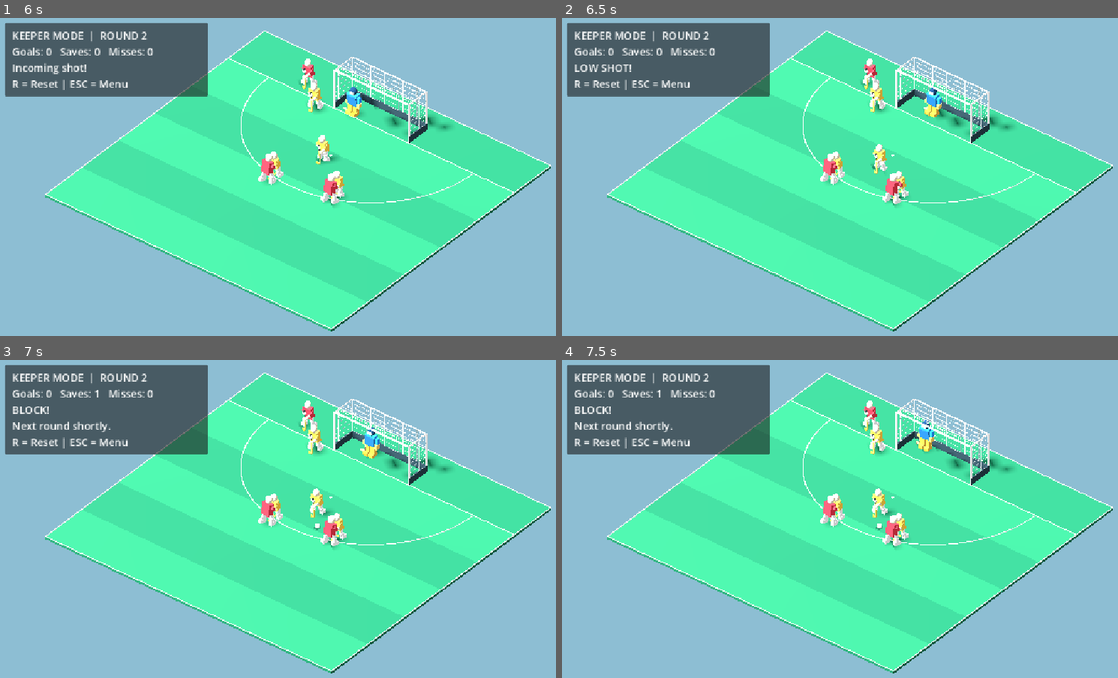
Above: before the commit, frames 1-4 (two rows, left to right).
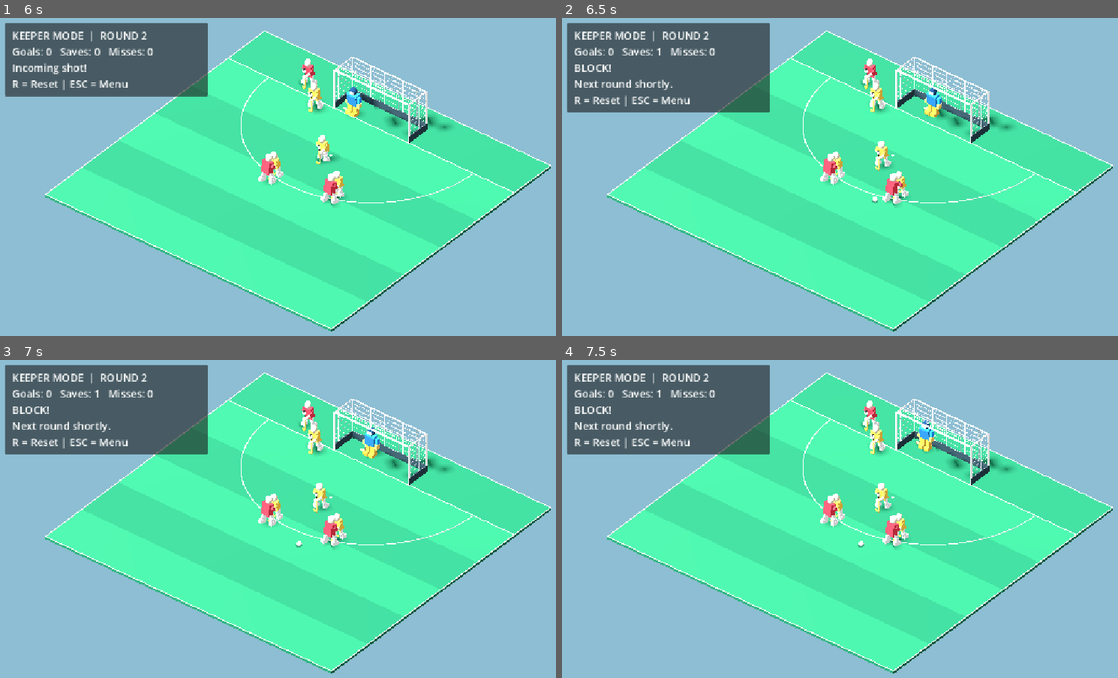
Above: after the commit, the same moments.

Repository: affarf/penalty-corner-challenge-3d
Game: Godot game, scene res://scenes/main_3d.tscn
The game is run twice, just before and just after one commit, with the same random seed, the same clock (stepped at 60 frames per second) and the same inputs.
Inputs:
- Up to frame 1 (6 s): tap Enter at 0.5 s; hold D (move_right) 0.53-1.28 s; tap Space at 0.6, 0.77, 1.07, 1.25, 1.52, 1.55, 1.82, 2.3, 3.02, 3.05, 3.32, 3.77, 3.8, 4.07, 4.52, 4.55, 4.82, 5.3, 5.85 s; hold S (move_down) 1.28-2.03 s; tap 1 at 1.35 s; hold D (move_right) 2.03-2.78 s; tap 2 at 2.1 s; hold W (move_up) 2.78-3.53 s; tap R at 2.85 s; hold A (move_left) 3.53-5.03 s; tap E at 3.6 s; tap 3 at 4.35 s; hold S (move_down) 5.03-5.78 s; tap J at 5.1 s; hold D (move_right) from 5.78 s (still down)
- Up to frame 2 (6.5 s): keep holding D (move_right); tap Space at 6.02, 6.32 s
- Up to frame 3 (7 s): release D (move_right) at 6.53 s; hold W (move_up) from 6.53 s (still down); tap 1 at 6.6 s; tap Space at 6.77, 6.8 s
- Up to frame 4 (7.5 s): tap Space at 7.07 s; release W (move_up) at 7.28 s; hold D (move_right) from 7.28 s (still down); tap 2 at 7.35 s

Frame 1 is identical in both runs. In frame 2, 2.5% of the frame differs, in the area x 0-61%, y 9-59%; in frame 3, 0.3%; in frame 4, 0.3%.

Commit message:
fix tackle (real this time -- maybe)

Diff:
--- a/scripts/ai/defender_rush_3d.gd
+++ b/scripts/ai/defender_rush_3d.gd
@@ -1,6 +1,6 @@
 extends Node
 
-signal ball_intercepted
+signal ball_intercepted(contact_position: Vector3)
 
 @export_group("Movement")
 @export var first_runner_speed: float = 4.5
@@ -17,6 +17,10 @@
 @export var intercept_height: float = 0.55
 @export var tackle_cooldown: float = 0.75
 @export var tackle_animation_time: float = 0.40
+
+@export var stationary_tackle_radius: float = 1.25
+
+var shooter_winding_up: bool = false
 
 var defenders: Array[Node3D] = []
 var starting_positions: Array[Vector3] = []
@@ -75,6 +79,7 @@
 	goalkeeper = keeper_node
 
 func reset_runners() -> void:
+	shooter_winding_up = false
 	active = false
 	interception_enabled = false
 
@@ -133,6 +138,7 @@
 	active = true
 
 func stop_runners() -> void:
+	shooter_winding_up = false
 	active = false
 	interception_enabled = false
 
@@ -254,7 +260,7 @@
 	return push
 
 func try_tackle(i: int) -> void:
-	if not ball.moving:
+	if not ball.moving and not shooter_winding_up:
 		return
 
 	if tackle_timers[i] > 0.0 or tackling[i]:
@@ -276,7 +282,12 @@
 		Vector2(ball.position.x, ball.position.z)
 	)
 
-	if distance > tackle_trigger_radius:
+	var trigger_radius: float = tackle_trigger_radius
+
+	if not ball.moving:
+		trigger_radius = stationary_tackle_radius
+
+	if distance > trigger_radius:
 		return
 
 	tackling[i] = true
@@ -294,10 +305,8 @@
 
 	defender.play_hockey_action("tackle")
 
-func _on_tackle_contact(
-	action: String,
-	i: int
-) -> void:
+
+func _on_tackle_contact(action: String, i: int) -> void:
 	if action != "tackle":
 		return
 
@@ -311,7 +320,11 @@
 	tackling[i] = false
 	tackle_action_timers[i] = 0.0
 
-	if not ball.moving:
+	var stationary_challenge: bool = (
+		shooter_winding_up and not ball.moving
+	)
+
+	if not ball.moving and not stationary_challenge:
 		return
 
 	var ball_bottom: float = (
@@ -328,34 +341,55 @@
 		defender.position.z
 	)
 
-	var ball_start := Vector2(
-		tackle_ball_starts[i].x,
-		tackle_ball_starts[i].z
-	)
-
-	var ball_end := Vector2(
-		ball.position.x,
-		ball.position.z
-	)
-
-	# Check the path travelled during the animation.
-	var closest_point: Vector2 = (
-		Geometry2D.get_closest_point_to_segment(
-			defender_point,
-			ball_start,
-			ball_end
-		)
-	)
-
-	var distance: float = (
-		defender_point.distance_to(closest_point)
-	)
-
-	if distance <= tackle_contact_radius:
+	var contact_position: Vector3 = ball.position
+	var distance: float = 0.0
+
+	if stationary_challenge:
+		distance = defender_point.distance_to(
+			Vector2(ball.position.x, ball.position.z)
+		)
+	else:
+		var ball_start := Vector2(
+			tackle_ball_starts[i].x,
+			tackle_ball_starts[i].z
+		)
+
+		var ball_end := Vector2(
+			ball.position.x,
+			ball.position.z
+		)
+
+		var closest_point := (
+			Geometry2D.get_closest_point_to_segment(
+				defender_point,
+				ball_start,
+				ball_end
+			)
+		)
+
+		distance = defender_point.distance_to(
+			closest_point
+		)
+
+		contact_position.x = closest_point.x
+		contact_position.z = closest_point.y
+
+	var allowed_radius: float = tackle_contact_radius
+
+	if stationary_challenge:
+		allowed_radius = stationary_tackle_radius
+
+	if distance <= allowed_radius:
 		print("Defender ", i + 1, " BLOCKED!")
 
 		active = false
 		interception_enabled = false
-		ball_intercepted.emit()
+		shooter_winding_up = false
+
+		ball_intercepted.emit(contact_position)
 	else:
 		print("Defender ", i + 1, " missed tackle")
+
+
+func set_shooter_windup(active_windup: bool) -> void:
+	shooter_winding_up = active_windup
--- a/scripts/game/corner_sequence.gd
+++ b/scripts/game/corner_sequence.gd
@@ -15,6 +15,7 @@
 )
 signal injection_released
 signal pass_released
+signal shooter_windup_changed(is_winding_up: bool)
 
 enum Phase {
 	IDLE,
@@ -141,6 +142,8 @@
 	if ball != null:
 		ball.stop_ball()
 
+	shooter_windup_changed.emit(false)
+
 
 func request_pass() -> void:
 	if phase != Phase.READY_TO_PASS:
@@ -167,6 +170,7 @@
 		return
 
 	phase = Phase.SHOOTING
+	shooter_windup_changed.emit(true)
 
 	shot_height = (
 		ball.aerial_height if aerial else 0.0
@@ -324,6 +328,8 @@
 	if phase != Phase.SHOOTING:
 		return
 
+	shooter_windup_changed.emit(false)
+
 	# Prevent another contact from launching a second shot.
 	if ball.moving:
 		return
@@ -375,72 +381,47 @@
 
 
 
-func handle_defender_interception() -> void:
+
+func handle_defender_interception(
+	contact_position: Vector3
+) -> void:
 	if phase != Phase.PASSING and phase != Phase.SHOOTING:
 		return
 
-	if not ball.moving:
-		return
-
-	var contact_position: Vector3 = ball.position
-
-	# Choose the clearance direction.
-	# Positive Z moves away from our goal.
-	var side: float = 1.0
-
-	if contact_position.x > 0.0:
-		side = -1.0
+	# During a shot windup, the ball isn't moving yet.
+	var blocked_pass: bool = (phase == Phase.PASSING)
+
+	# End the corner before starting the rebound.
+	phase = Phase.FINISHED
+	action_timer = 0.0
+	shooter_windup_changed.emit(false)
+
+	ball.stop_ball()
+
+	# Move the ball to the approximate tackle contact point.
+	contact_position.y = 0.0
+	ball.position = contact_position
+
+	# Send the ball away from the goal.
+	# Positive Z points toward the pitch.
+	var side: float = (
+		-1.0 if contact_position.x > 0.0 else 1.0
+	)
 
 	var rebound_direction := Vector3(
-		side * 0.65,
+		side * 0.7,
 		0.0,
 		1.0
 	).normalized()
 
-	# Add a slight variation so every
-	# interception doesn't look identical.
-	rebound_direction.x += randf_range(-0.12, 0.12)
-	rebound_direction = rebound_direction.normalized()
-
-	var rebound_distance: float = randf_range(
-		2.5,
-		4.0
-	)
-
 	var rebound_target: Vector3 = (
-		contact_position
-		+ rebound_direction * rebound_distance
-	)
-
-	# Keep the ball inside our arena.
-	rebound_target.x = clampf(
-		rebound_target.x,
-		-11.0,
-		11.0
-	)
-
-	rebound_target.z = clampf(
-		rebound_target.z,
-		-18.0,
-		5.0
-	)
-
-	# End the active play before moving the
-	# ball, preventing the rebound from being
-	# interpreted as another shot or pass.
-
-	var blocked_pass: bool = (
-	phase == Phase.PASSING )
-
-	phase = Phase.FINISHED
-	action_timer = 0.0
-
-	ball.stop_ball()
-
-	# Play a short ground-level rebound.
+		contact_position + rebound_direction * 3.2
+	)
+
+	# The rebound is a new movement, not the original pass.
 	ball.move_to(
 		rebound_target,
-		10.0,
+		9.0,
 		0.0
 	)
 
--- a/scripts/game/practice_manager.gd
+++ b/scripts/game/practice_manager.gd
@@ -104,6 +104,10 @@
 
 	sequence.pass_released.connect(
 		defender_rush.enable_interceptions
+	)
+
+	sequence.shooter_windup_changed.connect(
+		defender_rush.set_shooter_windup
 	)
 
 	defender_rush.ball_intercepted.connect(
